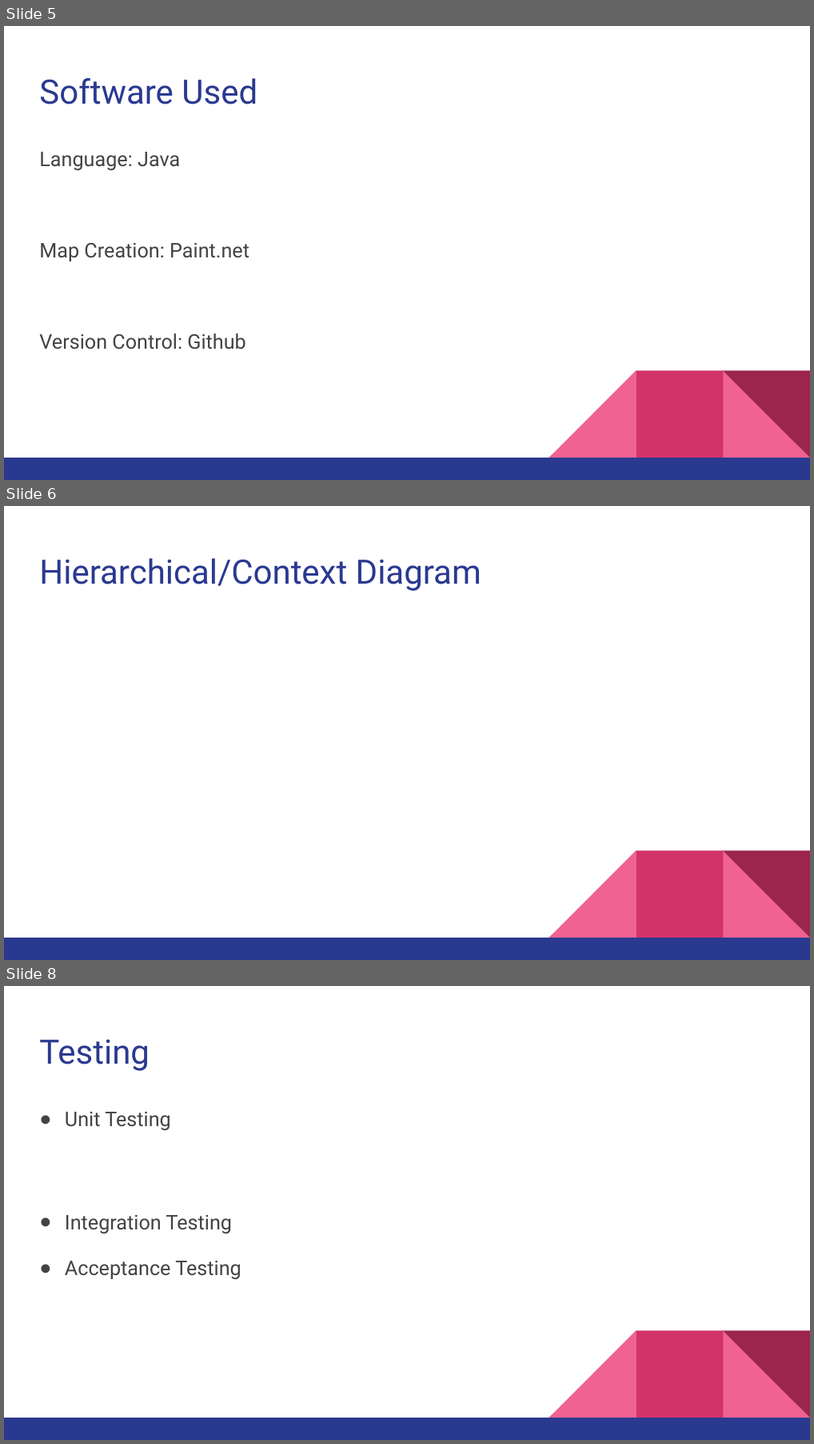
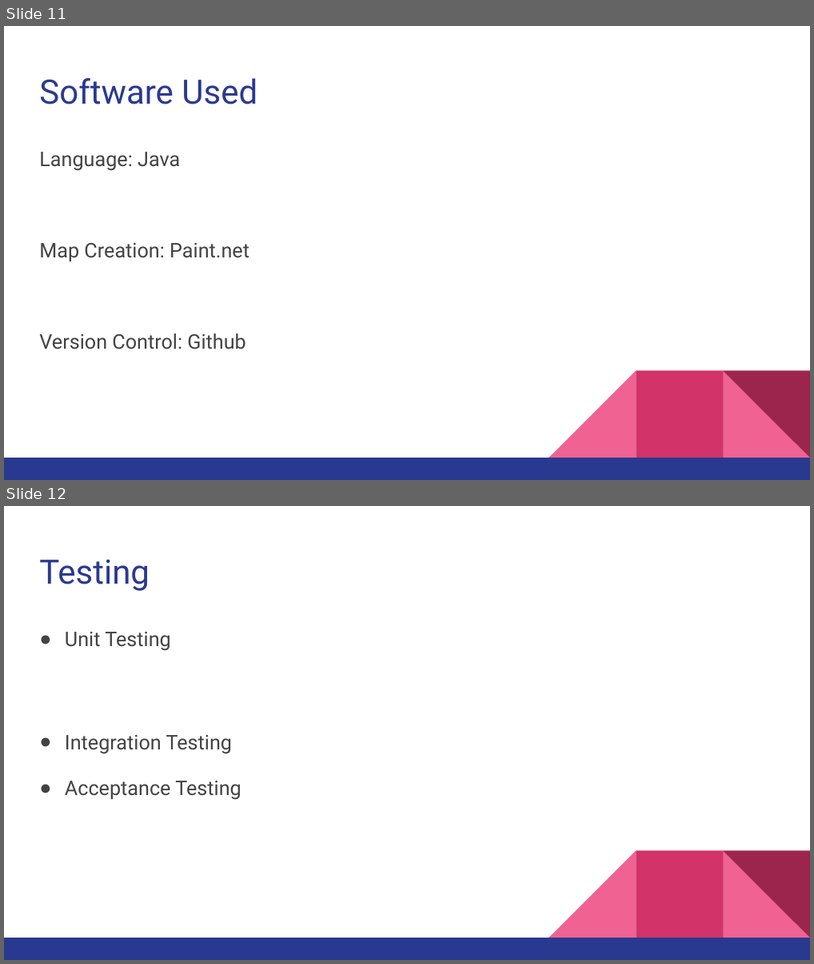
Before and after one commit to Dishoungh/software_engineering_project, a slide deck: Zombie Shooter Game.pptx. Shown one above the other, each under a label of ours: slides 5, 6 and 8 before the commit, slides 11 and 12 after it; the slides between them are not shown. The pictures are 814x1444 and 814x964 pixels, drawn with LibreOffice and Linux fonts; fonts in the diff are those of the drawing. Boxes give left, top, right and bottom in pixels: in the first picture for what was removed or moved away, otherwise in the second. Text is boxed around its words. In the diff, an @@ line names an element or a change of style, - is before the commit and + after.

```diff
--- a/Zombie Shooter Game.pptx
+++ b/Zombie Shooter Game.pptx
@@ slide 6 removed at <box>4,506,810,960</box>, background #FFFFFF; not listed: 5 template elements that a slide beside it also shows @@
@@ title removed at <box>39,558,482,591</box> @@
-Hierarchical/Context Diagram
@@ what was slide 5 is now slide 11 @@
@@ what was slide 8 is now slide 12 @@
```
Also in this commit, not shown: 4 slides changed, 6 slides added, 2 other slides removed, 1 other file.
